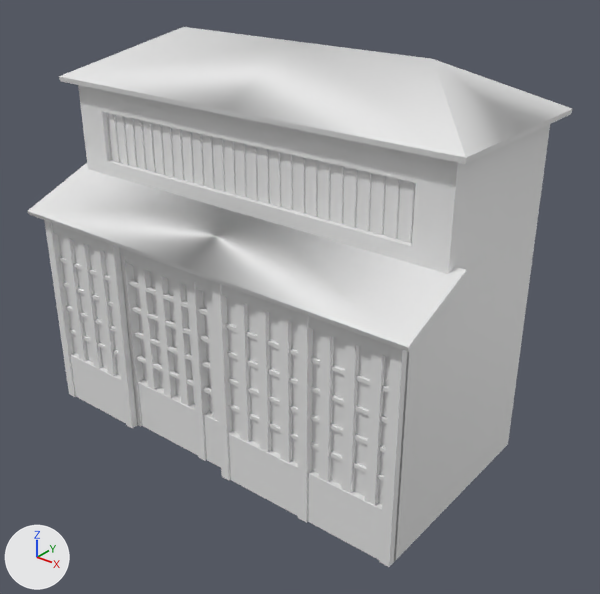
Before and after pictures for a commit that changed the FBX model SourceFiles/3D Models/House_01/House_01.fbx.
Before and after are seen from a 50 mm camera at (4.54, -4.36, 4.74) aimed at (0.28, 0.97, 1.43). The axes (+X, +Y, +Z) are drawn at lower left. The lights are the same throughout. Objects named as collision shapes, trigger or cutter boxes, shadow casters or lower levels of detail are left out. Where no turn or scale is listed for an object, it has been applied to the vertices.

In view in the first picture: 'Door_Sliding', 'Main'.
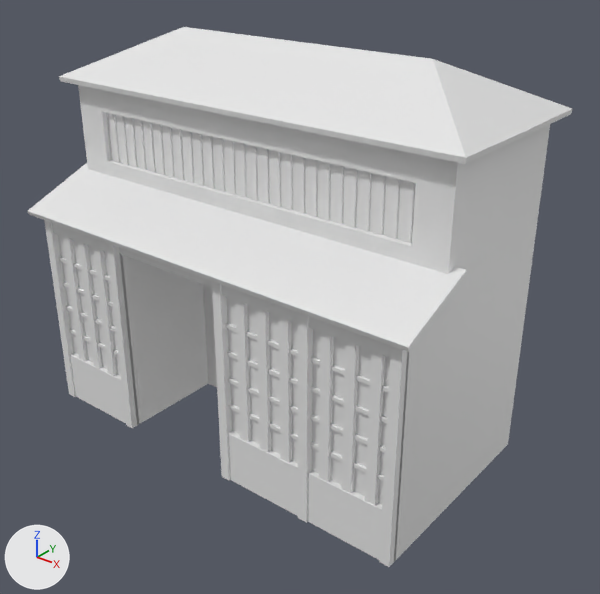
Boxes [x1, y1, x2, y2] around the edits, measured in the pictures (600 x 594 px):
'Door_Sliding', deleted: before [121, 255, 221, 468]
    faces in mat_wood_vert (white #e7e7e7): [121, 255, 219, 461]
    faces in mat_wood_hori (white #e7e7e7): [125, 256, 221, 468]
    faces in mat_paper (white #e7e7e7): [133, 265, 212, 412]
part 1 of me_cube_002, shading changed: [28, 27, 573, 567] in both

What changed in the scene script:
```text
Change me_cube_002:
    where me_cube_002.from_pydata(...)  # 572 vertices, 475 faces; spans x -2.13..2.13, y -1.42..0.87, z -3.17..0.45
    used by ob_main; location = (0.0, 1.25, 3.17)
    me_cube_002 part 1: edges marked sharp go from 777 to 0
Remove ob_door_sliding:
    ob_door_sliding = bpy.data.objects.new('Door_Sliding', me_cube_019)
    ob_door_sliding.location = (-0.14, 0.05, 0.0)
```
